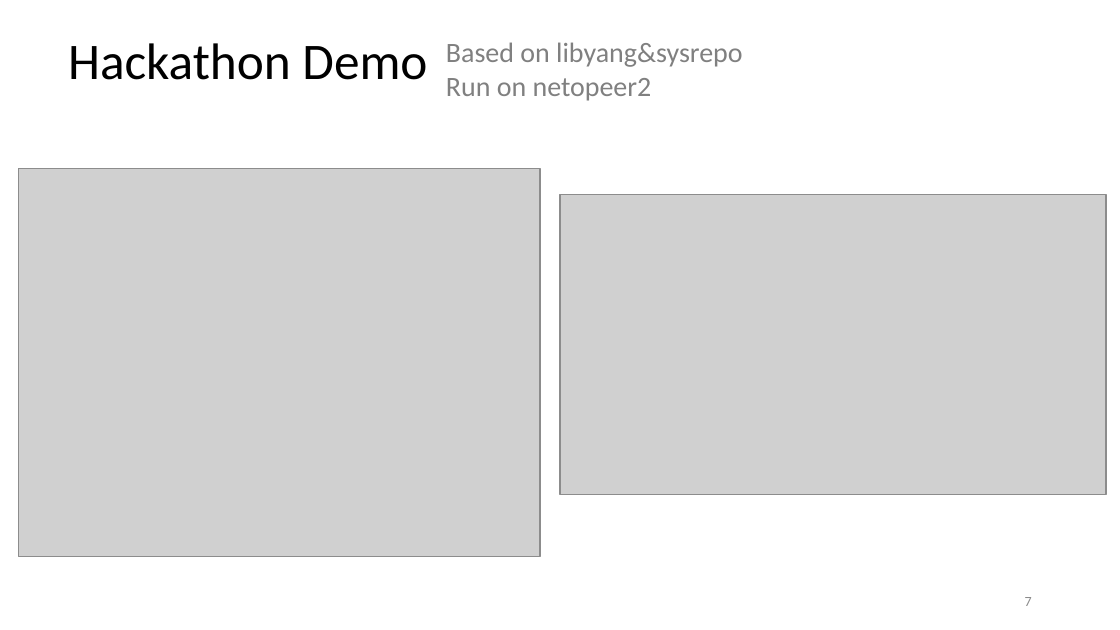
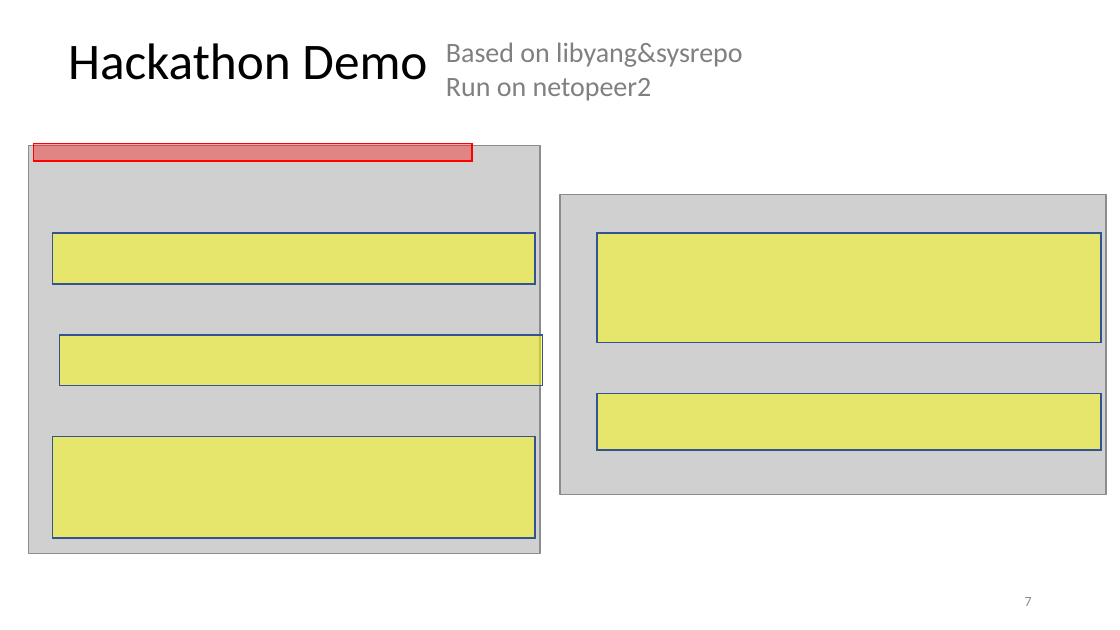
Before and after one commit to IETF-Hackathon/ietf119-project-presentations, a slide deck: slide 7 of ietf-119-hackathon-Augmented-by_Addition_into_the_ietf-yang-library_hackathon.pptx. Drawn at 1120x630 pixels with LibreOffice and Linux fonts; fonts in the diff are those of the drawing; grey boxes stand for pictures. Boxes give left, top, right and bottom in pixels: in the first picture for what was removed or moved away, otherwise in the second. Text is boxed around its words. In the diff, an @@ line names an element or a change of style, - is before the commit and + after.

```diff
--- a/ietf-119-hackathon-Augmented-by_Addition_into_the_ietf-yang-library_hackathon.pptx
+++ b/ietf-119-hackathon-Augmented-by_Addition_into_the_ietf-yang-library_hackathon.pptx
@@ picture: place and size @@
-picture at box(19, 169, 540, 557)
+picture at box(28, 146, 540, 553)
@@ rectangle added at box(34, 143, 473, 161), fill #FF0000 at 36% opacity, outline #FF0000 1 pt @@
@@ rectangle added at box(53, 233, 535, 283), fill #FFFF00 at 48% opacity, outline #325491 1 pt @@
@@ rectangle added at box(597, 233, 1101, 343), fill #FFFF00 at 48% opacity, outline #325491 1 pt @@
@@ rectangle added at box(59, 335, 542, 385), fill #FFFF00 at 48% opacity, outline #325491 1 pt @@
@@ rectangle added at box(597, 393, 1101, 450), fill #FFFF00 at 48% opacity, outline #325491 1 pt @@
@@ rectangle added at box(53, 437, 535, 539), fill #FFFF00 at 48% opacity, outline #325491 1 pt @@
```
Also in this commit, not shown: 2 other slides changed.
